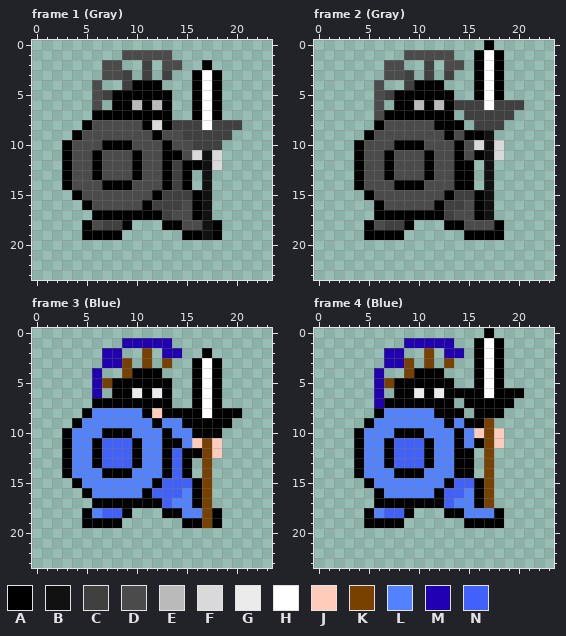
Pixel-art file: Sprites/Phalanx.ase. Above: the version before the commit.
24x24 pixels, 6 frames. Colours within 5 levels of each other are drawn and written as one. Shown: frame 1 (Gray), frame 2 (Gray), frame 3 (Blue), frame 4 (Blue). The commit also changed other frames, which this record leaves out.
Palette (. is transparent): A #000000  B #111111  C #404040  D #4b4b4b  E #bababa  F #d9d9d9  G #ebebeb  H #ffffff  J #ffcbba  K #794100  L #5182ff  M #2000b2  N #4161fb
The result:
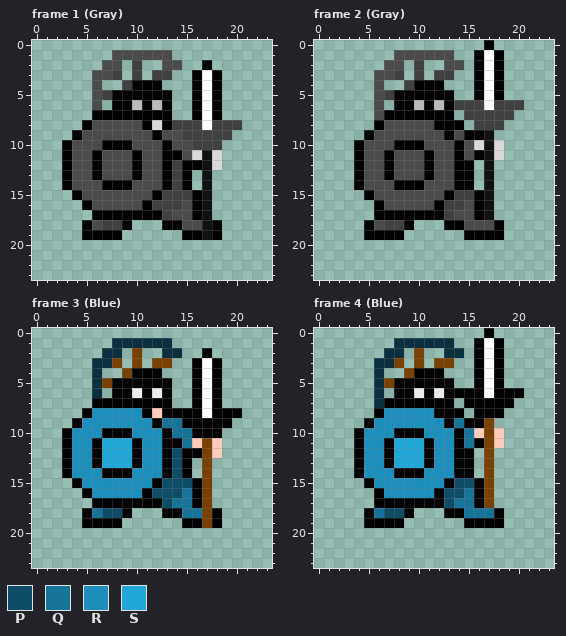
Colours new in this view: P #0f4d66  Q #177499  R #1c8fbd  S #21a8d9
The exact change:
Colour M changes from #2000b2 to #0a3040.
Frame 1 (Gray), layer "Head":
There is now colour C in row 2 at x 10; in row 3 at x 10 and 12.
The edit turns colour D into colour C in row 3 at x 8.
There is now colour D in row 1 at x 8; in row 3 at x 6.
Colour C is removed in row 2 at x 11; in row 3 at x 9 and 11.
Frame 2 (Gray), layer "Head": the same change as frame 1 (Gray)
Frame 3 (Blue), layers "Shield", "Head", "Body":
There is now colour K in row 2 at x 10; in row 3 at x 10 and 12.
The edit turns colour M into colour K in row 3 at x 8.
There is now colour M in row 1 at x 8; in row 3 at x 6.
The edit turns colour N into colour P in rows 12 to 14 at x 14; in row 15 at x 13 to 15; in row 16 at x 12 to 14; in row 17 at x 13; in row 18 at x 7 to 8.
The edit turns colour L into colour Q in row 9 at x 13 to 14; in row 10 at x 14 to 15; in row 11 at x 15; in row 16 at x 15; in row 17 at x 14 to 15; in row 18 at x 6 and 15 to 16.
The edit turns colour L into colour R in row 8 at x 6 to 10; in row 9 at x 5 to 11; in row 10 at x 4 to 6 and 10 to 12; in rows 11 to 13 at x 4 to 5 and 11 to 12; in row 14 at x 4 to 6 and 10 to 12; in row 15 at x 5 to 11.
The edit turns colour L into colour R in row 16 at x 6 to 10.
The edit turns colour N into colour S in rows 11 to 13 at x 7 to 9.
Colour K is removed in row 2 at x 11; in row 3 at x 9 and 11.
Frame 4 (Blue), layers "Shield", "Head", "Body":
There is now colour K in row 2 at x 10; in row 3 at x 10 and 12.
The edit turns colour M into colour K in row 3 at x 8.
There is now colour M in row 1 at x 8; in row 3 at x 6.
The edit turns colour N into colour P in row 15 at x 14 to 15; in row 16 at x 13 to 14; in row 17 at x 13; in row 18 at x 7 to 8.
The edit turns colour L into colour Q in row 9 at x 14; in rows 10 to 11 at x 15; in row 16 at x 15; in row 17 at x 14 to 15; in row 18 at x 6 and 15 to 17.
The edit turns colour L into colour R in row 8 at x 7 to 11; in row 9 at x 6 to 12; in row 10 at x 5 to 7 and 11 to 13; in rows 11 to 13 at x 5 to 6 and 12 to 13; in row 14 at x 5 to 7 and 11 to 13; in row 15 at x 6 to 12.
The edit turns colour L into colour R in row 16 at x 7 to 11.
The edit turns colour N into colour S in rows 11 to 13 at x 8 to 10.
Colour K is removed in row 2 at x 11; in row 3 at x 9 and 11.
Boxes around the changes in both pictures, in picture pixels (x1, y1, x2, y2):
changed: (92, 50, 162, 80)
changed: (374, 50, 444, 80)
changed: (72, 338, 202, 518)
changed: (364, 338, 494, 518)
